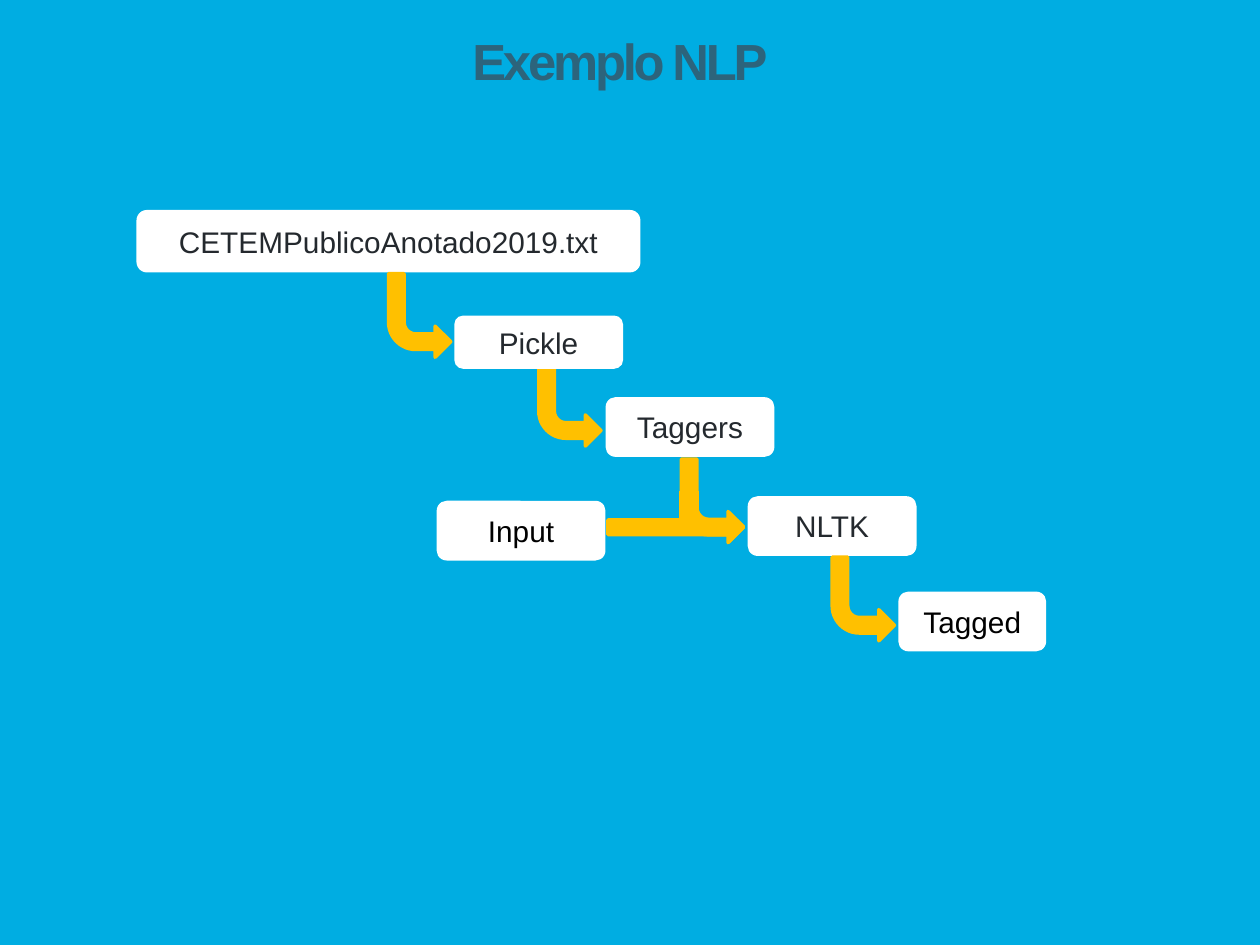
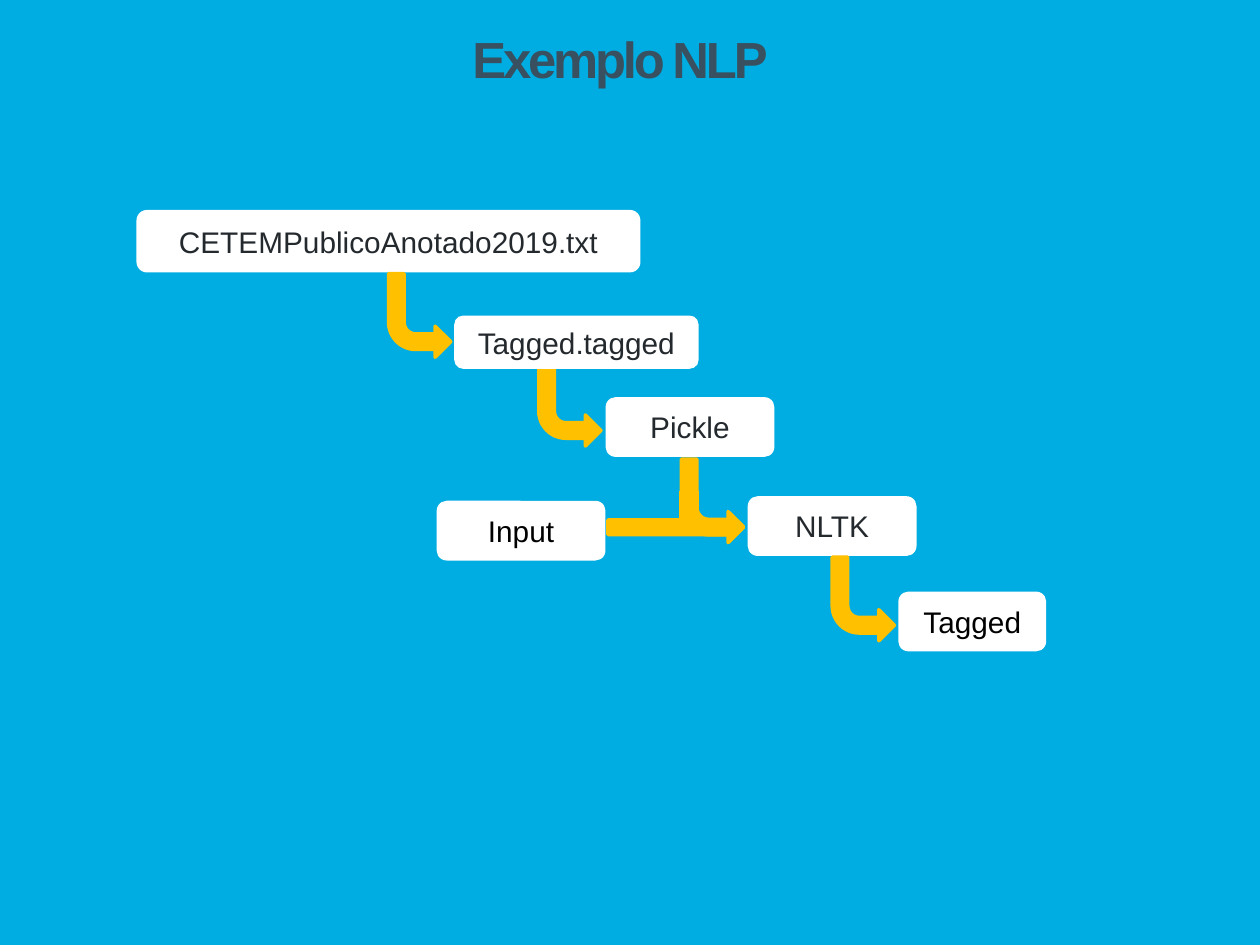
Before and after one commit to Tibblue/PLC, a slide deck: slide 14 of SPLN/tp2/apresSPLN.pptx. Drawn at 1260x945 pixels with LibreOffice and Linux fonts; fonts in the diff are those of the drawing. Boxes give left, top, right and bottom in pixels: in the first picture for what was removed or moved away, otherwise in the second. Text is boxed around its words. In the diff, an @@ line names an element or a change of style, - is before the commit and + after.

```diff
--- a/SPLN/tp2/apresSPLN.pptx
+++ b/SPLN/tp2/apresSPLN.pptx
@@ title "Exemplo NLP" at <box>472,41,767,89</box>: text colour #2C647C to #38505F @@
@@ rounded rectangle "Tagged.tagged": place and size @@
-rounded rectangle "Tagged.tagged" at <box>455,315,624,368</box>
+rounded rectangle "Tagged.tagged" at <box>455,315,699,368</box>
@@ text in rounded rectangle at <box>478,332,675,359</box>: text changed @@
-Pickle
+Tagged.tagged
@@ text in rounded rectangle at <box>650,416,729,439</box>: text changed @@
-Taggers
+Pickle
```
Also in this commit, not shown: 2 other slides changed.
